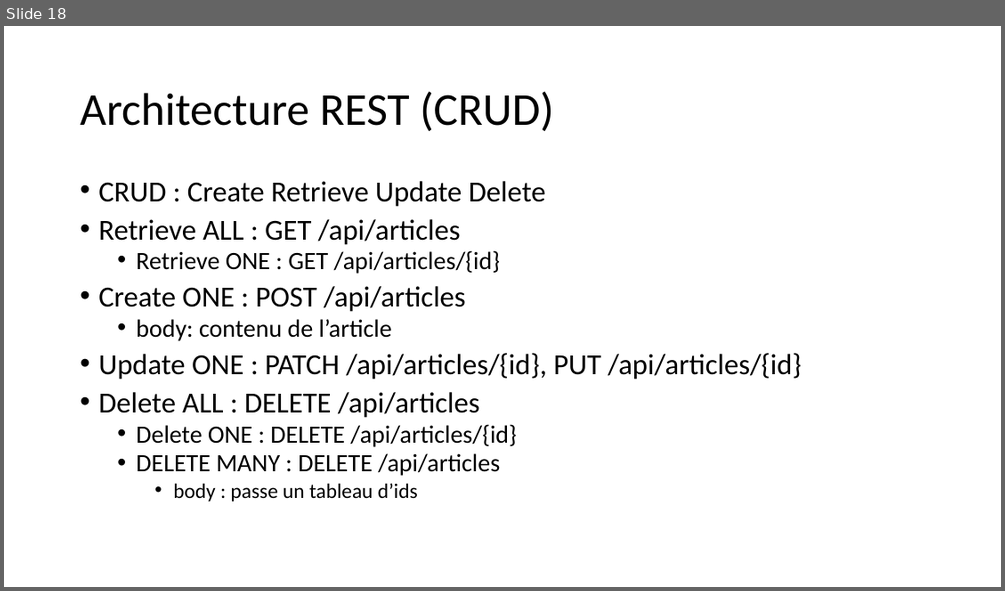
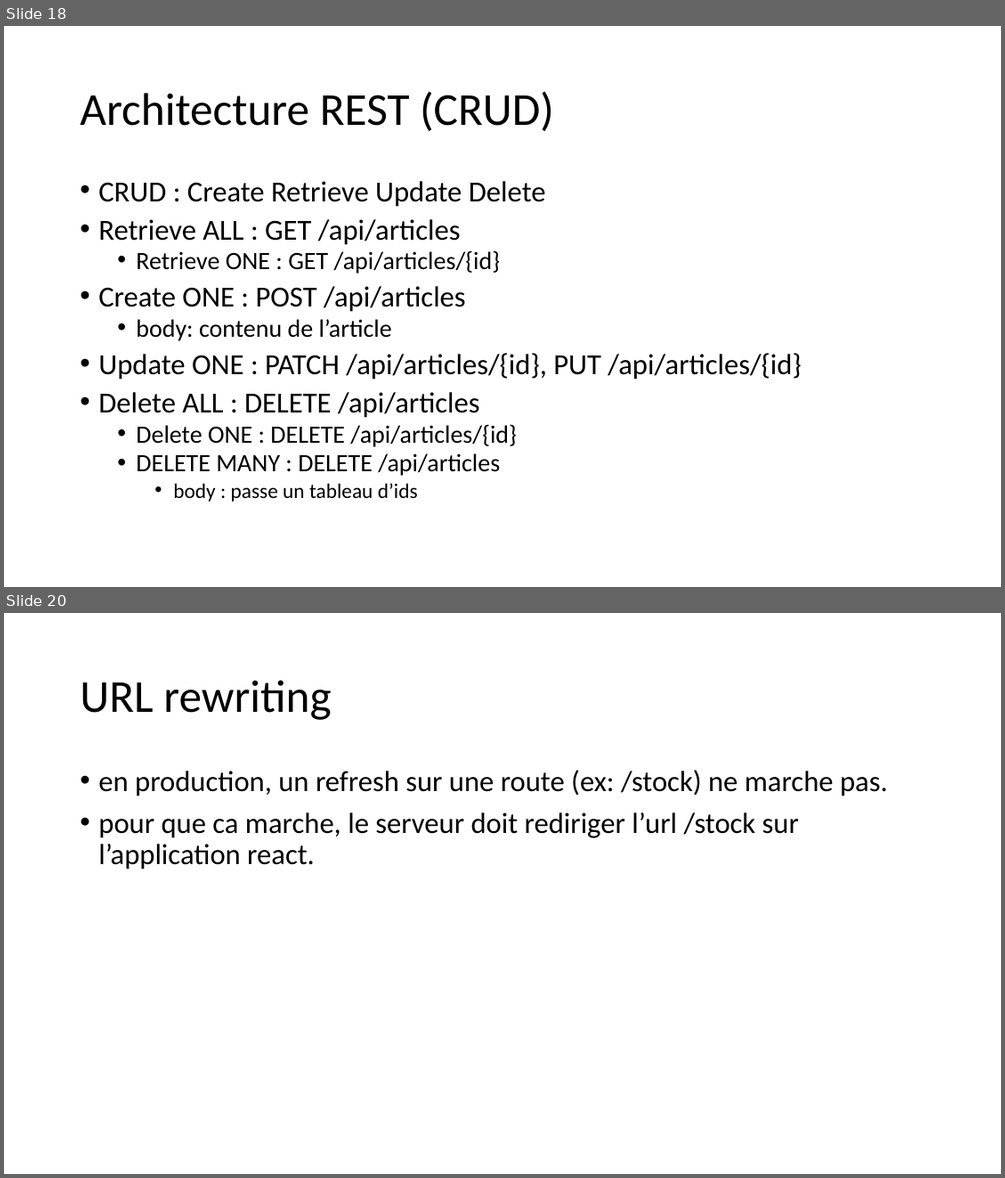
Before and after one commit to jlg-formation/tjs-juin-2022, a slide deck: notes.pptx. Shown one above the other, each under a label of ours: slide 18 before the commit, slides 18 and 20 after it; the slides between them are not shown. The pictures are 1005x591 and 1005x1178 pixels, drawn with LibreOffice and Linux fonts; fonts in the diff are those of the drawing. Boxes give left, top, right and bottom in pixels: in the first picture for what was removed or moved away, otherwise in the second. Text is boxed around its words. In the diff, an @@ line names an element or a change of style, - is before the commit and + after.

```diff
--- a/notes.pptx
+++ b/notes.pptx
@@ slide 20 added at [4, 613, 1001, 1174], background #FFFFFF @@
@@ title added at [80, 680, 331, 720], 44 pt, text #000000 @@
+URL rewriting
@@ text added at [98, 770, 888, 869], 28 pt, text #000000 @@
+• en production, un refresh sur une route (ex: /stock) ne marche pas.
+• pour que ca marche, le serveur doit rediriger l’url /stock sur l’application react.
```
Also in this commit, not shown: 3 other slides added.
